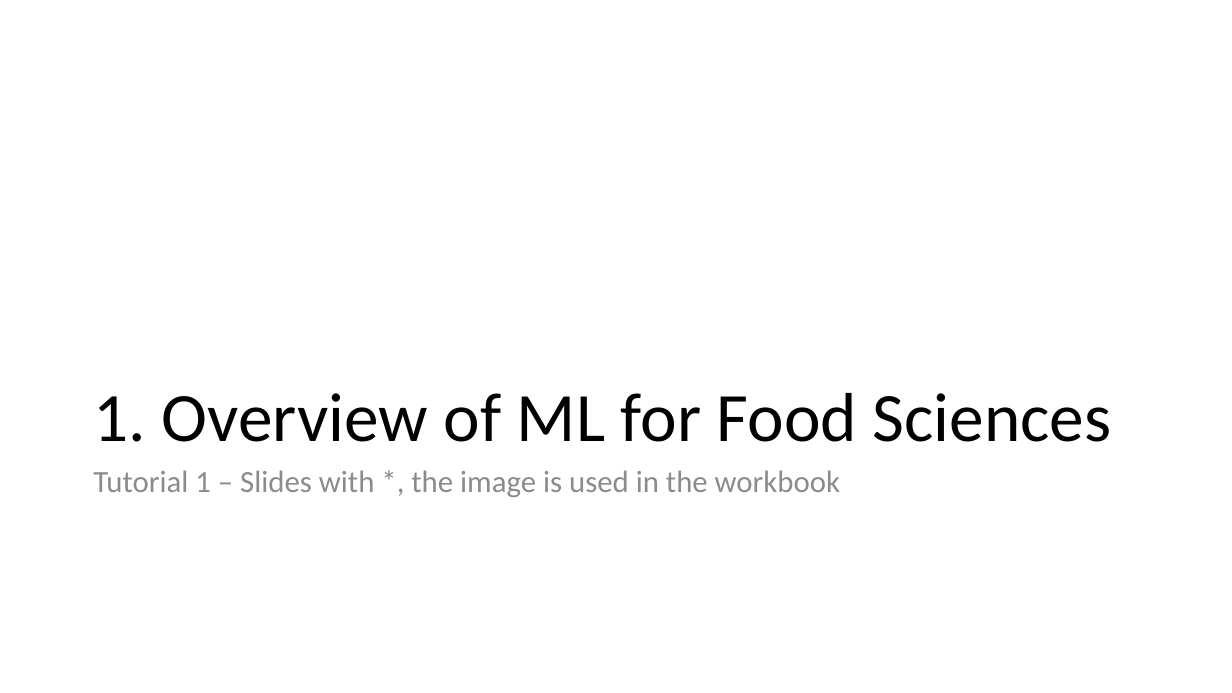
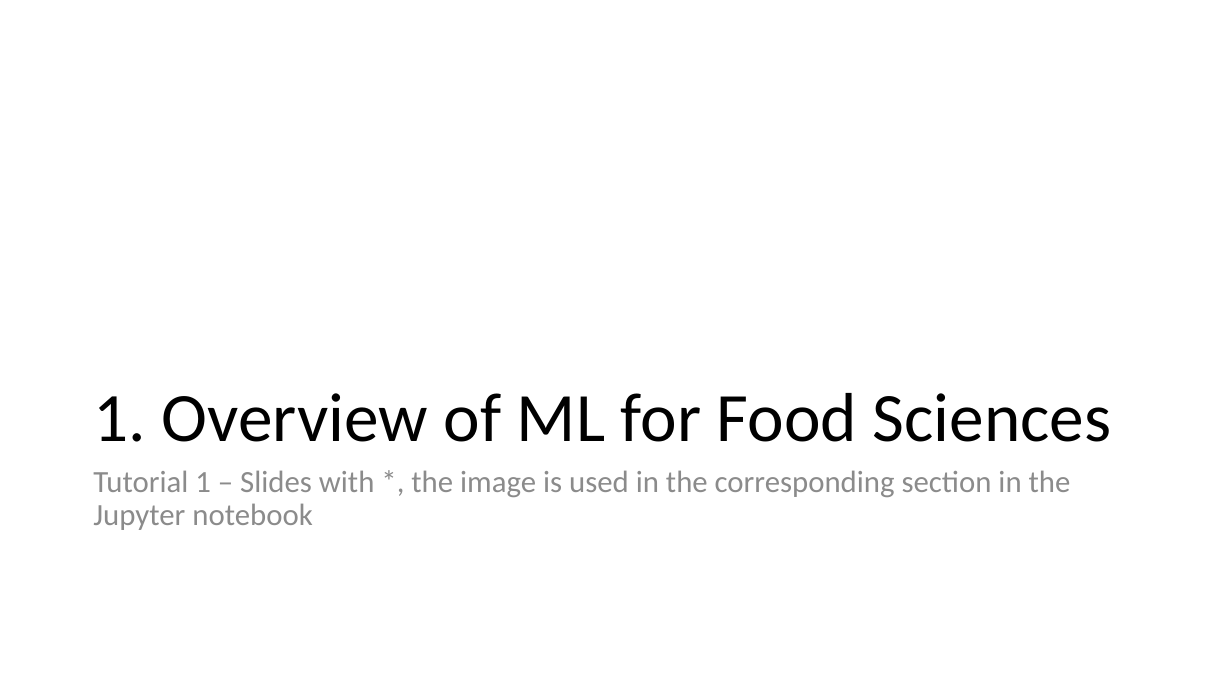
Before and after one commit to fsb-edu/ML4Food, a slide deck: slide 2 of images/Graphics of ML4Food.pptx. Drawn at 1232x693 pixels with LibreOffice and Linux fonts; fonts in the diff are those of the drawing. Boxes give left, top, right and bottom in pixels: in the first picture for what was removed or moved away, otherwise in the second. Text is boxed around its words. In the diff, an @@ line names an element or a change of style, - is before the commit and + after.

```diff
--- a/images/Graphics of ML4Food.pptx
+++ b/images/Graphics of ML4Food.pptx
@@ text at [93,470,1071,530]: text changed @@
-Tutorial 1 – Slides with *, the image is used in the workbook
+Tutorial 1 – Slides with *, the image is used in the corresponding section in the Jupyter notebook
```
Also in this commit, not shown: 4 other slides changed, 1 slide added, 6 other files.
